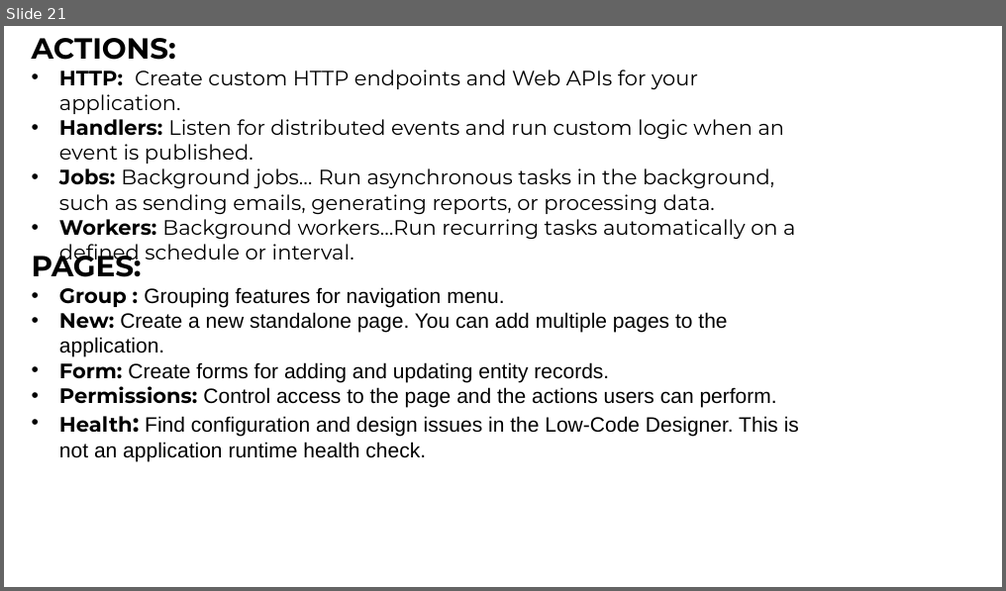
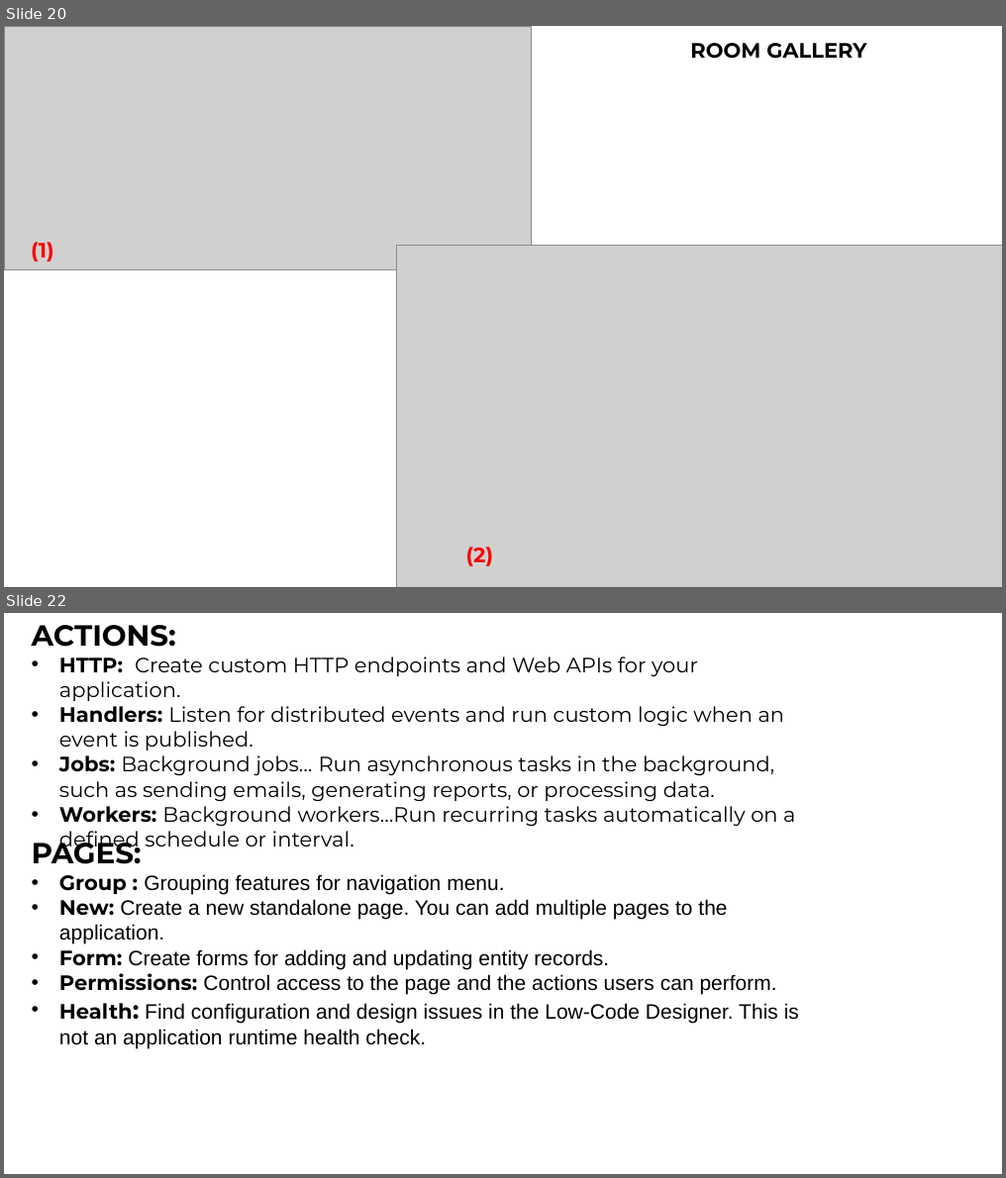
Before and after one commit to ebicoglu/presentations, a slide deck: abp-community-talks-2026.05.pptx. Shown one above the other, each under a label of ours: slide 21 before the commit, slides 20 and 22 after it; the slides between them are not shown. The pictures are 1006x591 and 1006x1178 pixels, drawn with LibreOffice and Linux fonts; fonts in the diff are those of the drawing; grey boxes stand for pictures. Boxes give left, top, right and bottom in pixels: in the first picture for what was removed or moved away, otherwise in the second. Text is boxed around its words. In the diff, an @@ line names an element or a change of style, - is before the commit and + after.

```diff
--- a/abp-community-talks-2026.05.pptx
+++ b/abp-community-talks-2026.05.pptx
@@ slide 20 added at (x1=4, y1=26, x2=1002, y2=587), background #FFFFFF @@
@@ picture added at (x1=4, y1=26, x2=532, y2=271) @@
@@ text added at (x1=690, y1=43, x2=866, y2=59), 20 pt, text #000000, bold @@
+ROOM GALLERY
@@ text added at (x1=31, y1=242, x2=54, y2=262), 20 pt, text #FF0000, bold @@
+(1)
@@ picture added at (x1=397, y1=246, x2=1002, y2=587) @@
@@ text added at (x1=466, y1=547, x2=493, y2=567), 20 pt, text #FF0000, bold @@
+(2)
@@ what was slide 21 is now slide 22 @@
```
Also in this commit, not shown: 3 other slides added, 3 slides removed.
